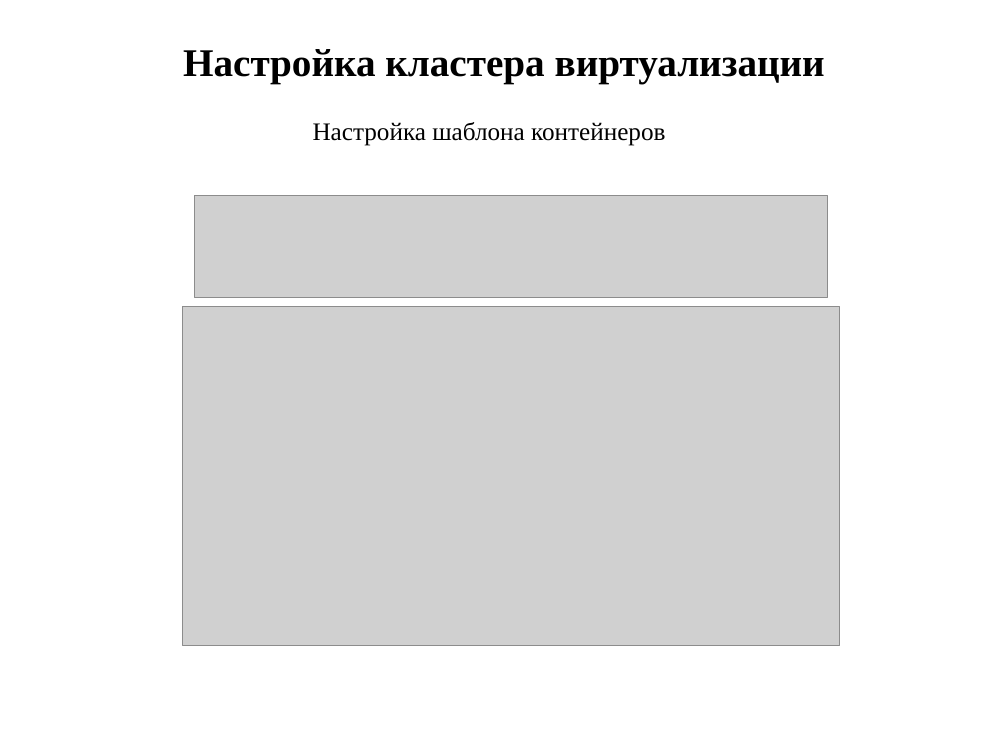
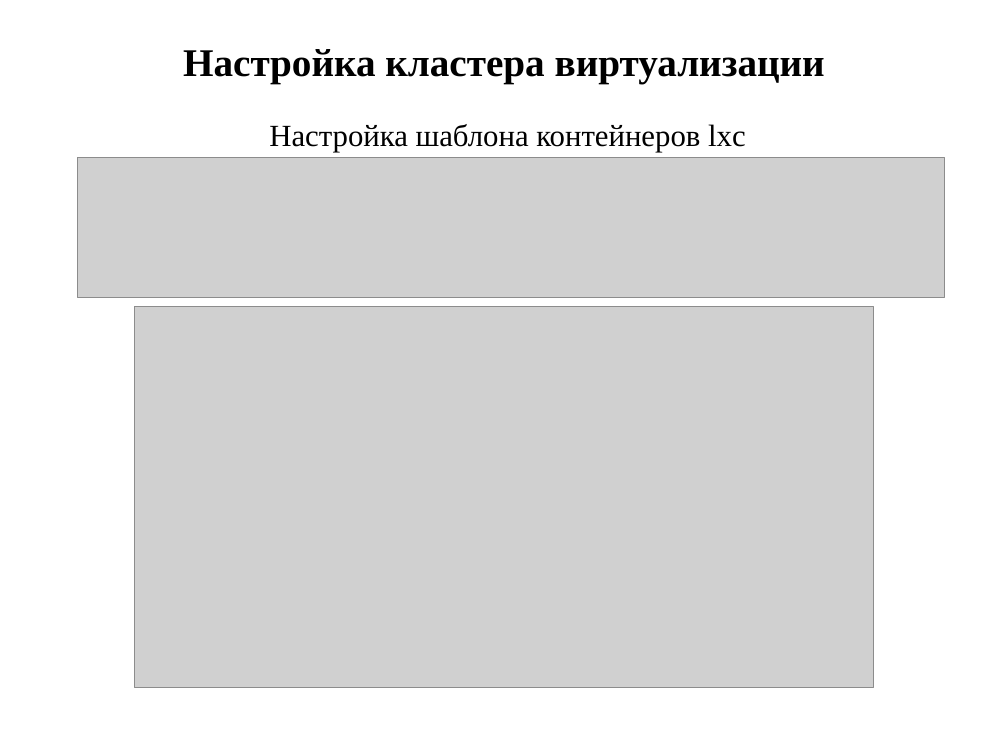
Before and after one commit to Ivashkka/diplom, a slide deck: slide 18 of Diplom_Rakov.pptx (slide 26 before the commit). Drawn at 1008x756 pixels with LibreOffice and Linux fonts; fonts in the diff are those of the drawing; grey boxes stand for pictures. Boxes give left, top, right and bottom in pixels: in the first picture for what was removed or moved away, otherwise in the second. Text is boxed around its words. In the diff, an @@ line names an element or a change of style, - is before the commit and + after.

```diff
--- a/Diplom_Rakov.pptx
+++ b/Diplom_Rakov.pptx
@@ text at <box>269,124,746,152</box>: text changed; size 18 to 22 pt @@
-Настройка шаблона контейнеров
+Настройка шаблона контейнеров lxc
@@ picture: place and size @@
-picture at <box>195,196,828,297</box>
+picture at <box>78,158,944,297</box>
@@ picture: place and size @@
-picture at <box>182,306,840,645</box>
+picture at <box>135,306,874,687</box>
```
Also in this commit, not shown: 20 other slides changed, 8 slides removed.
